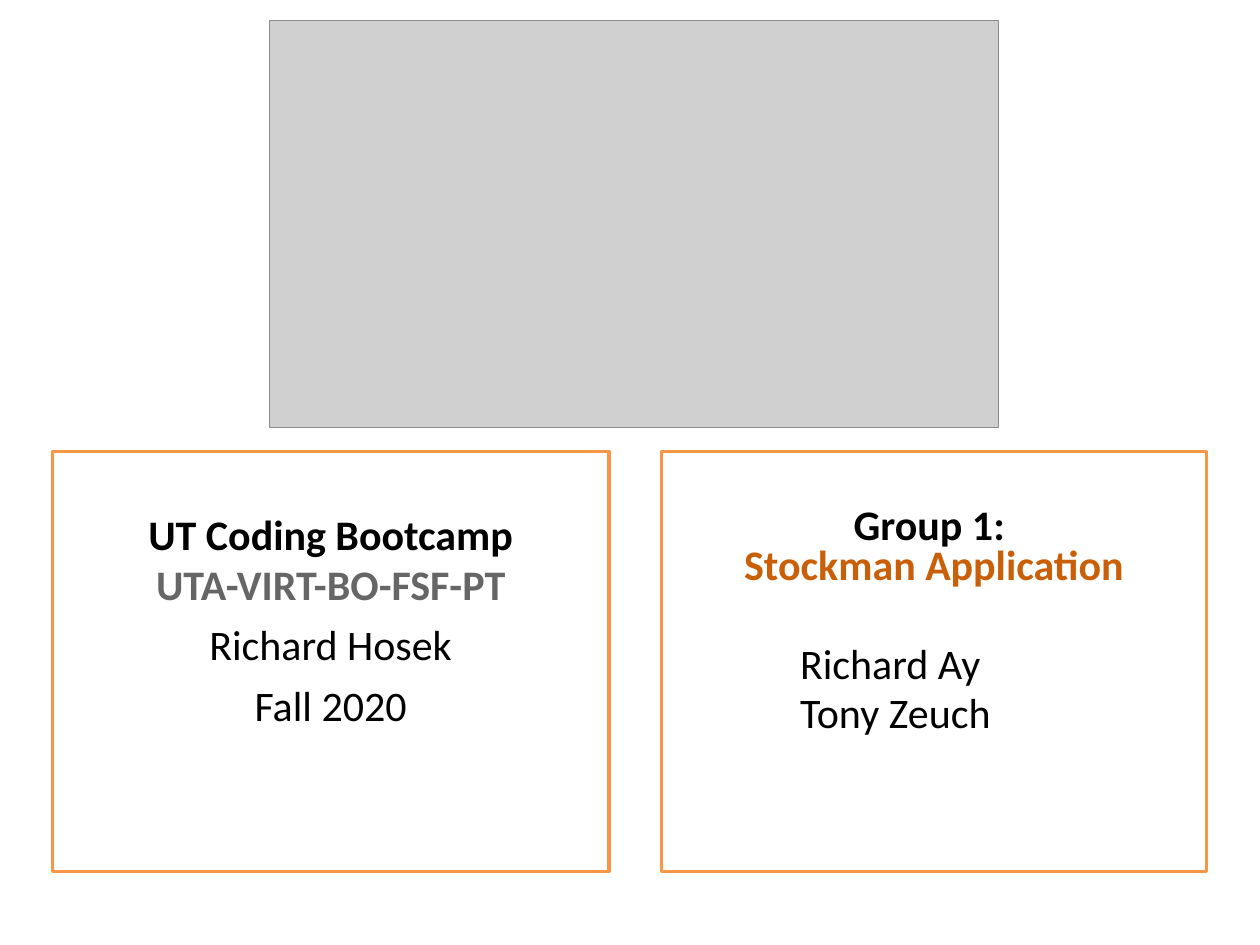
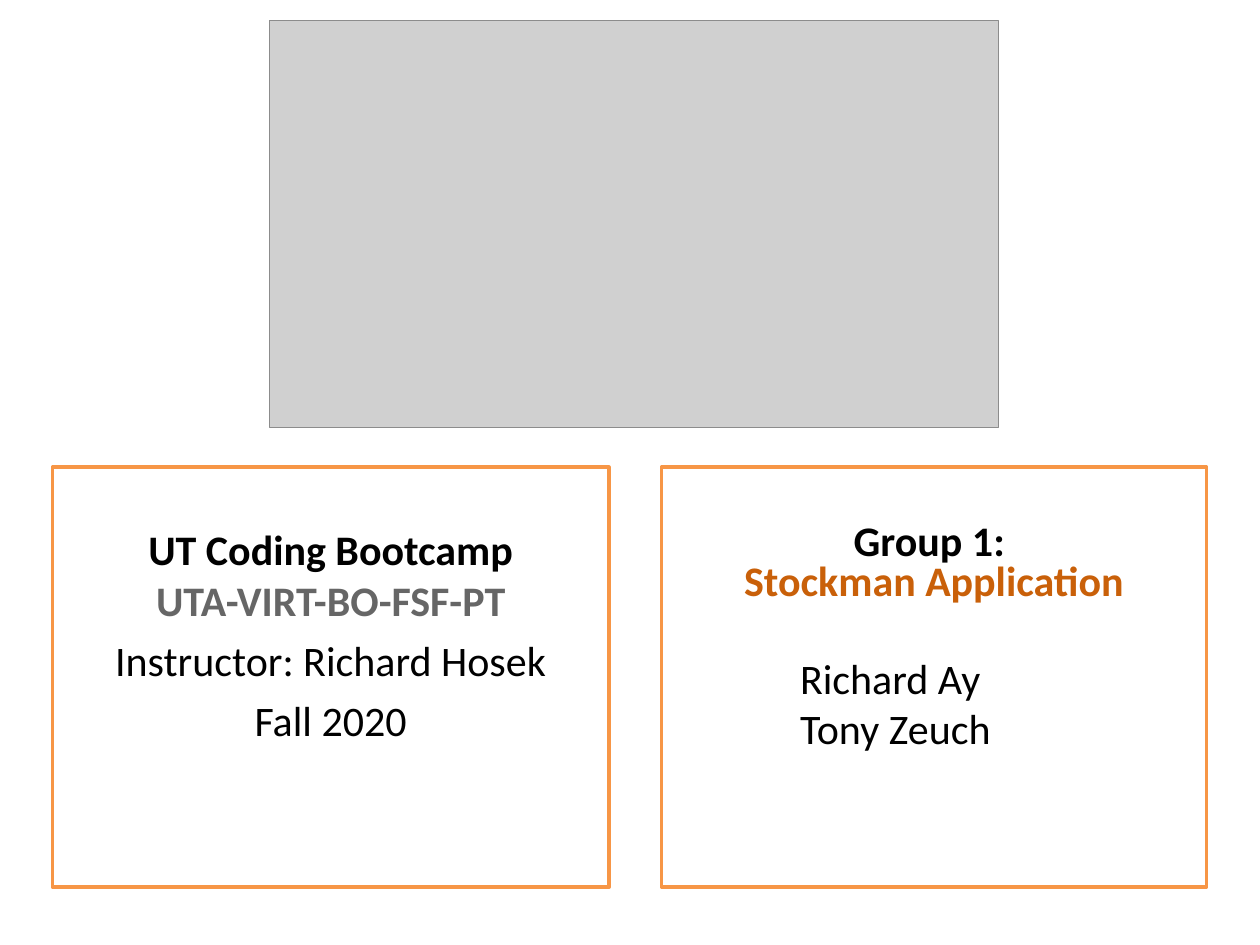
Before and after one commit to tzeuch0922/stock-manager, a slide deck: slide 1 of artifacts/Stockman-Presentation.pptx. Drawn at 1260x945 pixels with LibreOffice and Linux fonts; fonts in the diff are those of the drawing; grey boxes stand for pictures. Boxes give left, top, right and bottom in pixels: in the first picture for what was removed or moved away, otherwise in the second. Text is boxed around its words. In the diff, an @@ line names an element or a change of style, - is before the commit and + after.

```diff
--- a/artifacts/Stockman-Presentation.pptx
+++ b/artifacts/Stockman-Presentation.pptx
@@ rectangle "UT Coding Bootcamp": place and size @@
-rectangle "UT Coding Bootcamp" at [53, 451, 610, 871]
+rectangle "UT Coding Bootcamp" at [53, 467, 610, 887]
@@ subtitle "Group 1:": place and size @@
-subtitle "Group 1:" at [744, 512, 1123, 735]
+subtitle "Group 1:" at [744, 528, 1123, 751]
@@ text in rectangle at [115, 646, 546, 677]: text changed @@
-Richard Hosek
+Instructor: Richard Hosek
```
Also in this commit, not shown: 2 other slides changed, 1 other file.
